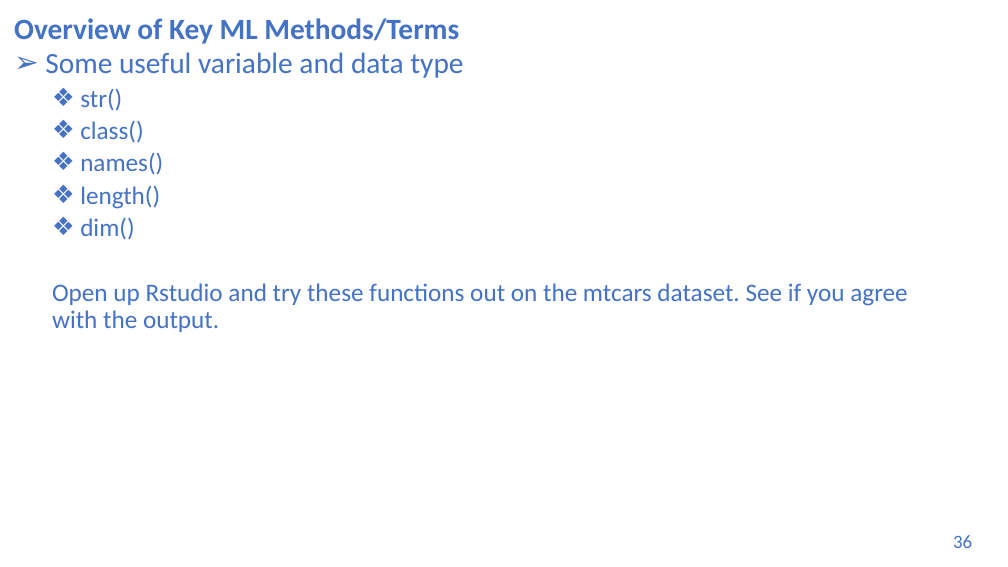
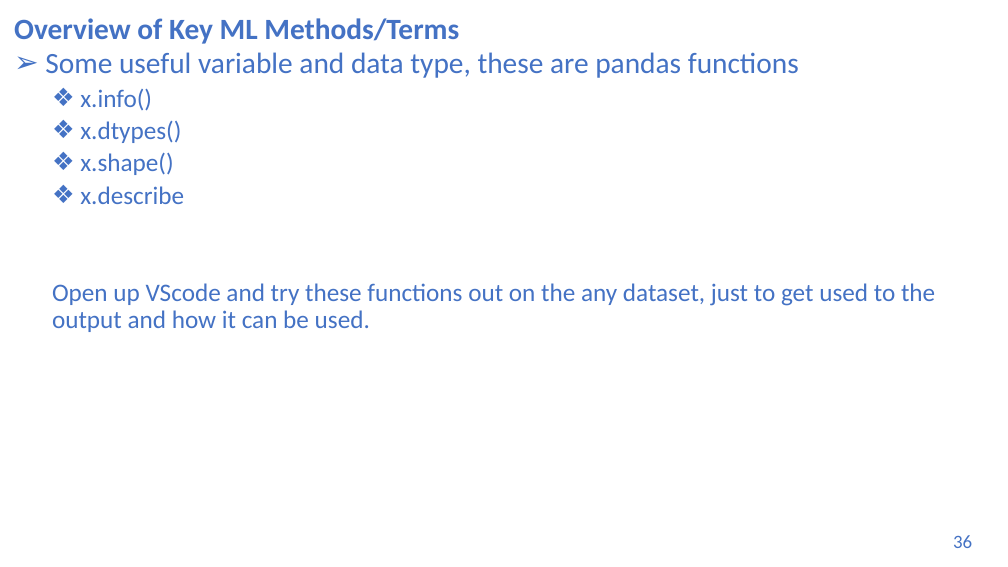
Before and after one commit to wloving77/Fall2023Classes, a slide deck: slide 36 of foundations_of_machine_learning/DS-3001/05_ML_Concepts_II_Data_Prep/machine_learning_bootcamp.pptx. Drawn at 1008x567 pixels with LibreOffice and Linux fonts; fonts in the diff are those of the drawing. Boxes give left, top, right and bottom in pixels: in the first picture for what was removed or moved away, otherwise in the second. Text is boxed around its words. In the diff, an @@ line names an element or a change of style, - is before the commit and + after.

```diff
--- a/foundations_of_machine_learning/DS-3001/05_ML_Concepts_II_Data_Prep/machine_learning_bootcamp.pptx
+++ b/foundations_of_machine_learning/DS-3001/05_ML_Concepts_II_Data_Prep/machine_learning_bootcamp.pptx
@@ text at [45, 52, 935, 332]: text changed @@
-➢ Some useful variable and data type
-  ❖ str()
-  ❖ class()
-  ❖ names()
-  ❖ length()
-  ❖ dim()
-  Open up Rstudio and try these functions out on the mtcars dataset. See if you agree with the output.
+➢ Some useful variable and data type, these are pandas functions
+  ❖ x.info()
+  ❖ x.dtypes()
+  ❖ x.shape()
+  ❖ x.describe
+  Open up VScode and try these functions out on the any dataset, just to get used to the output and how it can be used.
```
Also in this commit, not shown: 6 other slides changed, 28 other files.
